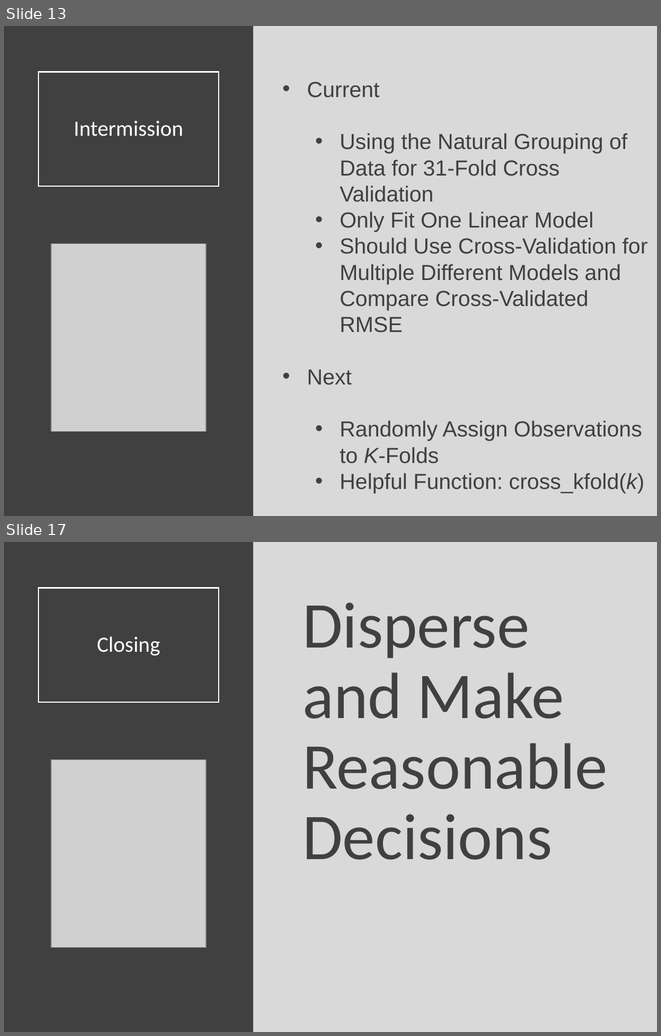
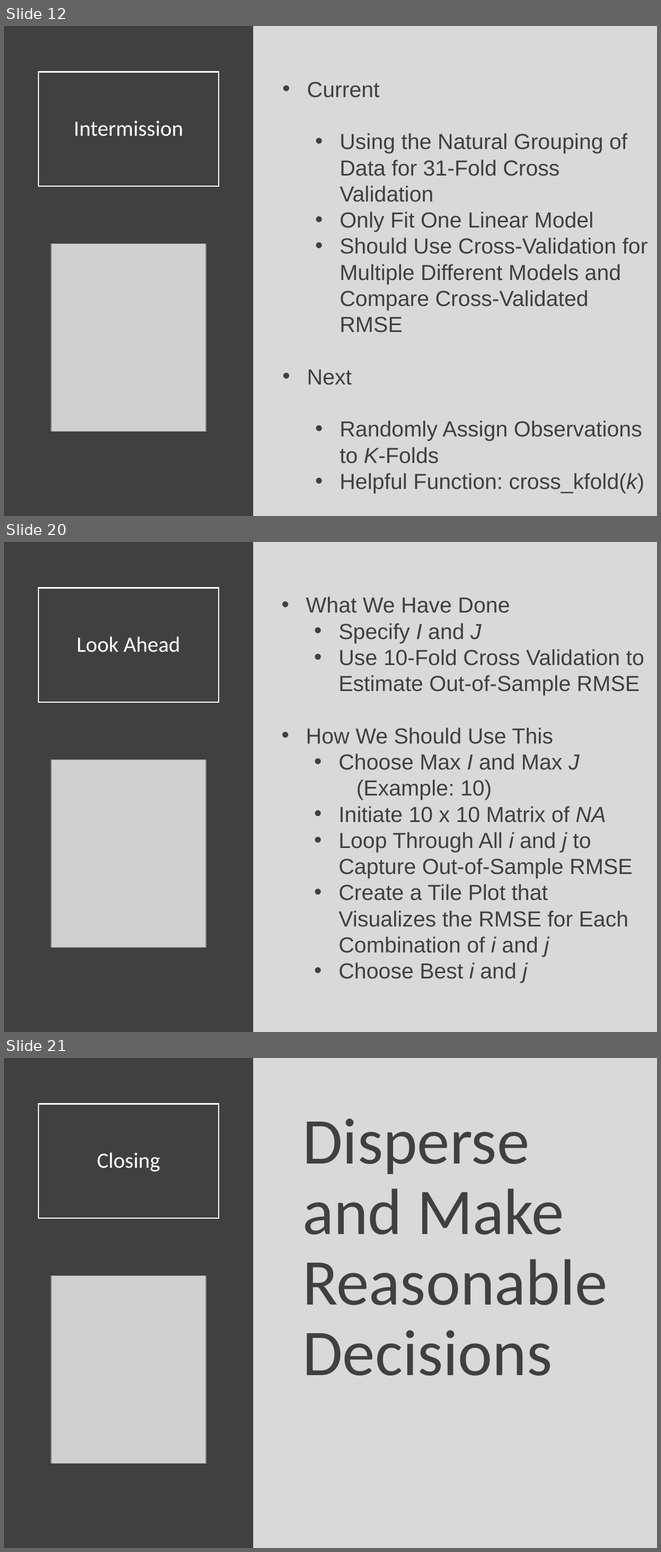
Before and after one commit to Yixf-Self/STOR320_WEBSITE, a slide deck: Lecture/Lecture 25/Lecture 25.pptx. Shown one above the other, each under a label of ours: slides 13 and 17 before the commit, slides 12, 20 and 21 after it; the slides between them are not shown. The pictures are 661x1036 and 661x1552 pixels, drawn with LibreOffice and Linux fonts; fonts in the diff are those of the drawing; grey boxes stand for pictures. Boxes give left, top, right and bottom in pixels: in the first picture for what was removed or moved away, otherwise in the second. Text is boxed around its words. In the diff, an @@ line names an element or a change of style, - is before the commit and + after.

```diff
--- a/Lecture/Lecture 25/Lecture 25.pptx
+++ b/Lecture/Lecture 25/Lecture 25.pptx
@@ slide 20 added at [4,542,657,1032], background #D9D9D9 @@
@@ rectangle added at [4,542,254,1032], fill #404040 @@
@@ title added at [38,588,219,702], outline #FFFFFF 1.5 pt, 24 pt, text #FFFFFF @@
+Look Ahead
@@ text added at [306,597,644,982], 24 pt, text #404040 @@
+• What We Have Done
+  • Specify I and J
+  • Use 10-Fold Cross Validation to Estimate Out-of-Sample RMSE
+• How We Should Use This
+  • Choose Max I and Max J
+  (Example: 10)
+  • Initiate 10 x 10 Matrix of NA
+  • Loop Through All i and j to Capture Out-of-Sample RMSE
+  • Create a Tile Plot that Visualizes the RMSE for Each Combination of i and j
+  • Choose Best i and j
@@ picture added at [51,759,206,947] @@
@@ what was slide 13 is now slide 12 @@
@@ what was slide 17 is now slide 21 @@
```
Also in this commit, not shown: 4 slides changed, 5 other slides added, 2 slides removed, 13 other files.
